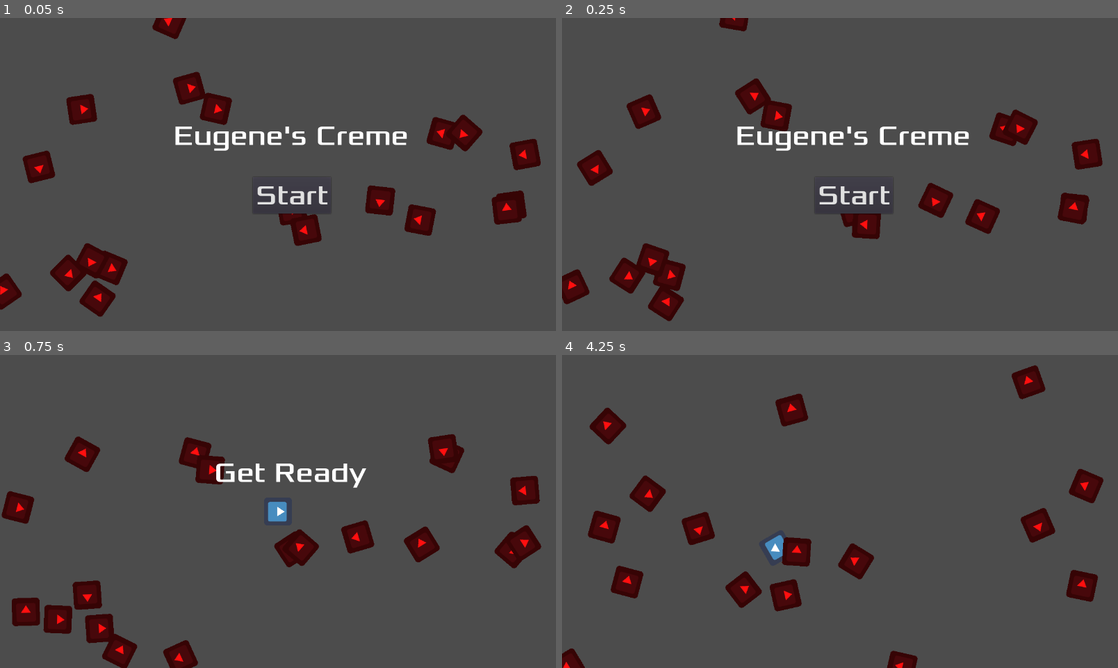
Above: before the commit, frames 1-4 (two rows, left to right).
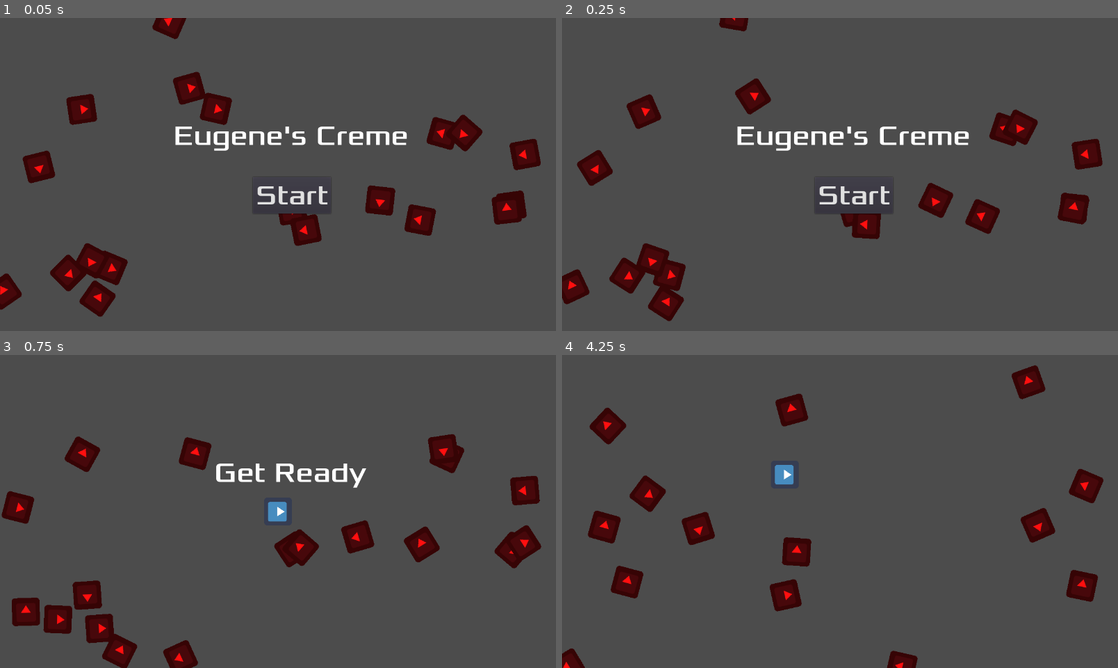
Above: after the commit, the same moments.

Repository: eugene-nguyen/NotAsteroids
Game: Godot game, scene res://World.tscn
Two runs of this game, one before a commit and one after it. Both use one fixed random seed, a clock stepped at 60 frames per second and the inputs below. The engine's default icon, where the game draws it, is replaced by a stand-in: a white triangle on a blue panel in a dark square.
Inputs:
- Up to frame 1 (0.05 s): no input
- Up to frame 2 (0.25 s): no input
- Up to frame 3 (0.75 s): click "Start" at 0.5 s
- Up to frame 4 (4.25 s): tap Enter (ui_accept) at 1.25, 1.52, 2.27, 3.77 s; hold Right (ui_right) 1.28-2.03 s; hold Left (ui_left) 2.03-2.78 s; hold Right (ui_right) 2.78-3.53 s; hold Up (ui_up) from 3.53 s (still down)

Frame 1 is identical in both runs. In frame 2, 0.4% of the frame differs, in the area x 35-42%, y 26-37%; in frame 3, 0.3%; in frame 4, 1.3%, in the area x 29-57%, y 35-81%.
Error in both runs: Invalid operands 'Nil' and 'float' in operator '*'. (res://Enemy.gd:27)

Commit message:
YOU CAN GET HIT NOW

Diff:
--- a/Player.gd
+++ b/Player.gd
@@ -1,4 +1,4 @@
-extends Area2D
+extends KinematicBody2D
 
 signal hit
 
@@ -6,12 +6,19 @@
 export (int) var move_speed = 150
 export (float) var acceleration = 0.05
 export (float) var deceleration = 0.025
-
 var motion = Vector2(0, 0)
-var Bullet = preload("res://Bullet.tscn")
 
 var screen_size
 var screen_buffer = 8
+
+var in_play = true # If this becomes false (when game over occurs), then the player doesn't respawn, obviously.)
+var respawn_time = 3
+var respawn_timer
+var invuln_time = 3
+var invuln_timer
+
+signal player_got_hit
+var Bullet = preload("res://Bullet.tscn")
 
 func get_input(delta, move_direction):
 	if Input.is_action_pressed("ui_left"):
@@ -50,13 +57,41 @@
 func _on_Player_body_entered(body):
 	hide()
 	emit_signal("hit")
-	$CollisionPolygon2D.set_deferred("disabled", true)
+	$DamageDetector/CollisionShape2D.set_deferred("disabled", true)
 
 func start(pos):
 	position = pos
 	show()
-	$CollisionPolygon2D.disabled=false
+	$DamageDetector/CollisionShape2D.disabled=false
 
 
 func _on_Player_area_entered(area):
 	pass
+
+func _on_DamageDetector_area_entered(area):
+	emit_signal("player_got_hit")
+	$DamageDetector/CollisionShape2D.set_deferred("disabled", true)
+	hide()
+	if (in_play):
+		respawn_timer = get_node("RespawnTimer")
+		respawn_timer.set_wait_time(respawn_time)
+		respawn_timer.start()
+	print("Player has been hit!")
+
+
+func _on_RespawnTimer_timeout():
+	position.x = 500
+	position.y = 275
+	rotation_degrees = 0
+	motion = Vector2(0, 0)
+	respawn_timer.stop()
+	show()
+	print("Player has respawned! (Invulnerable!)")
+	invuln_timer = get_node("InvulnTimer")
+	invuln_timer.set_wait_time(respawn_time)
+	invuln_timer.start()
+
+
+func _on_InvulnTimer_timeout():
+	$DamageDetector/CollisionShape2D.disabled = false
+	print("Player is no longer invulnerable!")
--- a/World.tscn
+++ b/World.tscn
@@ -8,7 +8,7 @@
 [ext_resource path="res://UI.tscn" type="PackedScene" id=6]
 
 [sub_resource type="RectangleShape2D" id=1]
-extents = Vector2( 31.5963, 31.7532 )
+extents = Vector2( 31.7957, 31.9637 )
 
 [node name="zaWordo" type="Node"]
 script = ExtResource( 3 )
@@ -17,7 +17,7 @@
 
 [node name="Bullet" parent="." instance=ExtResource( 4 )]
 
-[node name="Player" type="Area2D" parent="."]
+[node name="Player" type="KinematicBody2D" parent="."]
 position = Vector2( 478.622, 276.808 )
 collision_layer = 0
 collision_mask = 0
@@ -29,8 +29,16 @@
 rotation = 1.5708
 texture = ExtResource( 1 )
 
-[node name="CollisionPolygon2D" type="CollisionShape2D" parent="Player"]
+[node name="DamageDetector" type="Area2D" parent="Player"]
+collision_layer = 0
+collision_mask = 2
+
+[node name="CollisionShape2D" type="CollisionShape2D" parent="Player/DamageDetector"]
 shape = SubResource( 1 )
+
+[node name="RespawnTimer" type="Timer" parent="Player"]
+
+[node name="InvulnTimer" type="Timer" parent="Player"]
 
 [node name="StartPosition" type="Position2D" parent="."]
 position = Vector2( 640, 360 )
@@ -40,7 +48,9 @@
 one_shot = true
 
 [node name="UI" parent="." instance=ExtResource( 6 )]
-[connection signal="body_entered" from="Player" to="Player" method="_on_Player_body_entered"]
 [connection signal="hit" from="Player" to="." method="_on_Player_hit"]
+[connection signal="area_entered" from="Player/DamageDetector" to="Player" method="_on_DamageDetector_area_entered"]
+[connection signal="timeout" from="Player/RespawnTimer" to="Player" method="_on_RespawnTimer_timeout"]
+[connection signal="timeout" from="Player/InvulnTimer" to="Player" method="_on_InvulnTimer_timeout"]
 [connection signal="timeout" from="StartTimer" to="." method="_on_StartTimer_timeout"]
 [connection signal="start_game" from="UI" to="." method="_on_UI_start_game"]
